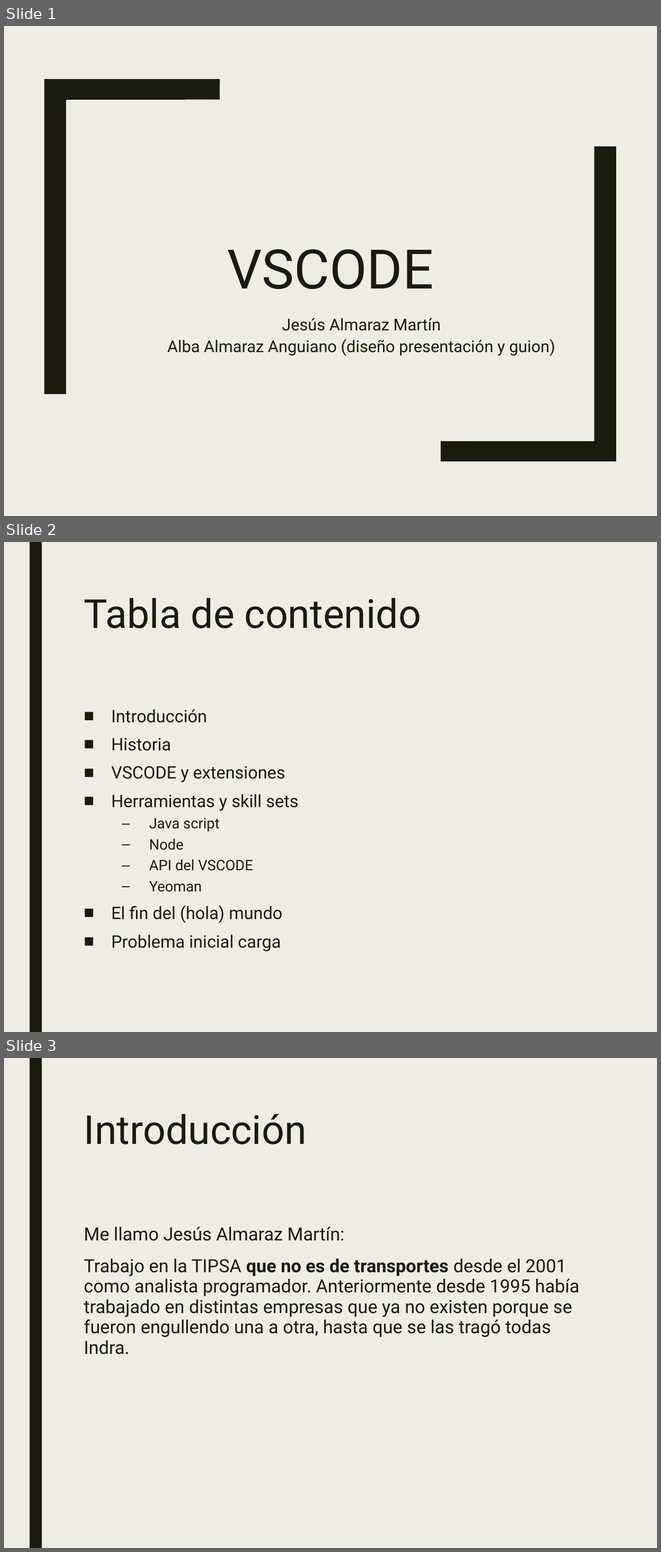
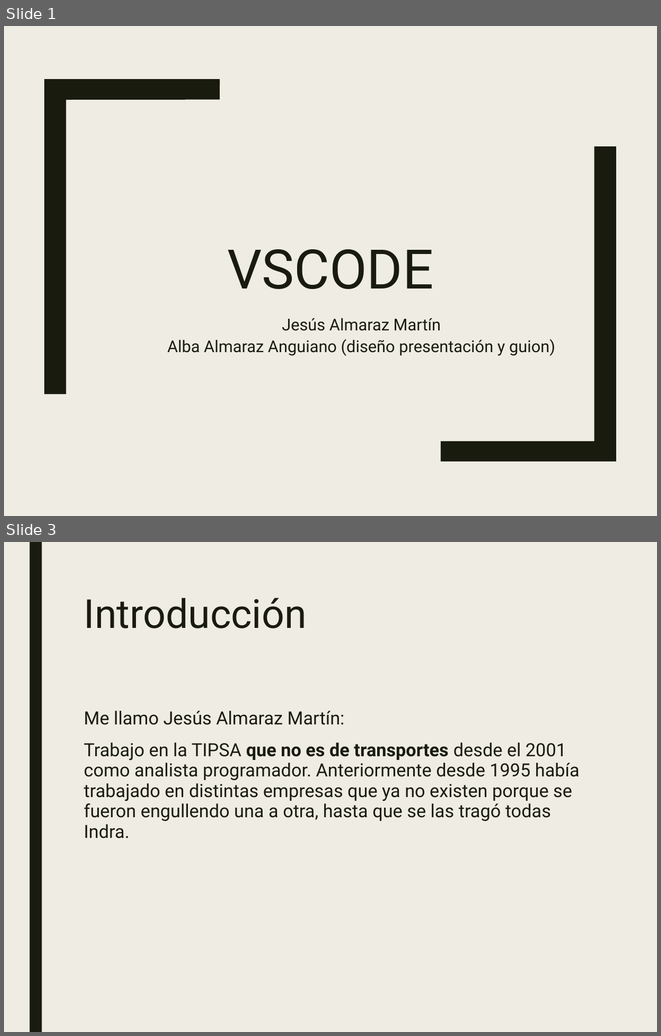
Before and after one commit to JalmarazMartn/dotnetrioja1, a slide deck: VSCODE Extensiones.ppt. Shown one above the other, each under a label of ours: slides 1, 2 and 3 before the commit, slides 1 and 3 after it; the slides between them are not shown. The pictures are 661x1552 and 661x1036 pixels, drawn with LibreOffice and Linux fonts; fonts in the diff are those of the drawing. Boxes give left, top, right and bottom in pixels: in the first picture for what was removed or moved away, otherwise in the second. Text is boxed around its words. In the diff, an @@ line names an element or a change of style, - is before the commit and + after.

```diff
--- a/VSCODE Extensiones.ppt
+++ b/VSCODE Extensiones.ppt
@@ slide 2 removed at (4,542,657,1032), background #EFEDE3; not listed: 1 template element that a slide beside it also shows @@
@@ title removed at (84,598,421,628) @@
-Tabla de contenido
@@ text removed at (111,709,298,951) @@
-■ Introducción
-■ Historia
-■ VSCODE y extensiones
-■ Herramientas y skill sets
-  – Java script
-  – Node
-  – API del VSCODE
-  – Yeoman
-■ El fin del (hola) mundo
-■ Problema inicial carga
```
Also in this commit, not shown: 5 slides changed, 3 slides added, 1 other slide removed, 1 other file.
